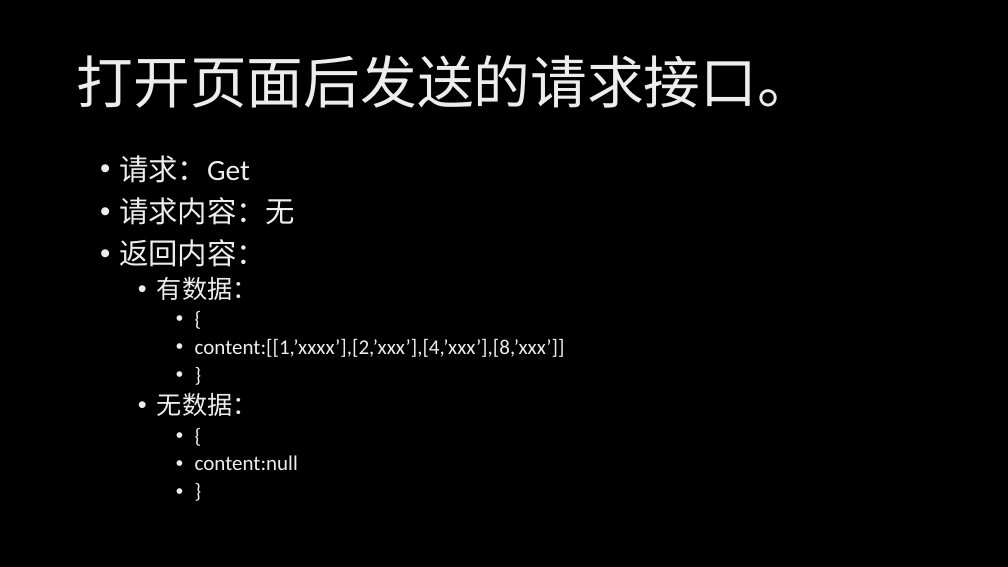
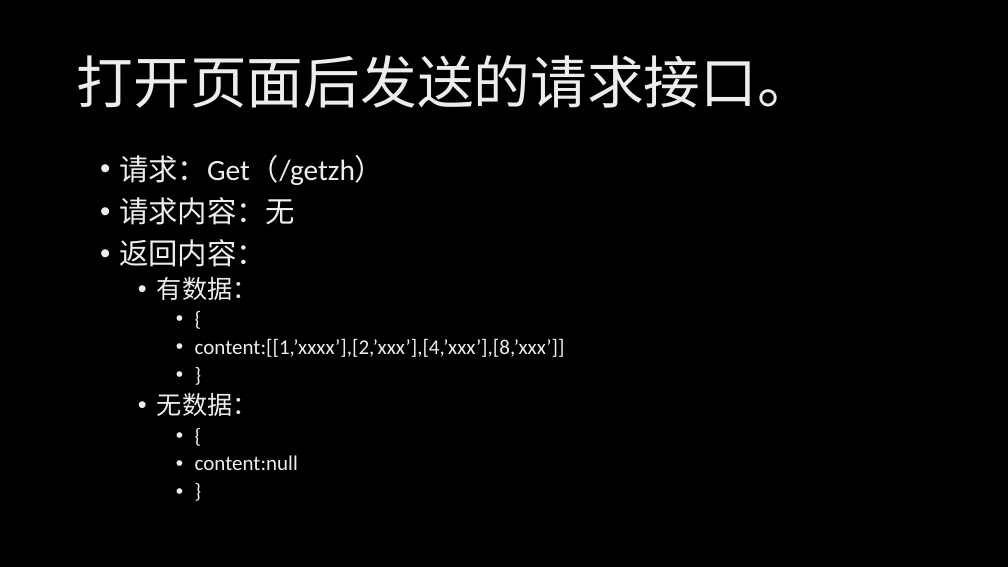
Before and after one commit to ChanSeaThink/trans, a slide deck: slide 1 of 接口.pptx. Drawn at 1008x567 pixels with LibreOffice and Linux fonts; fonts in the diff are those of the drawing; background and template pictures are left out. Boxes give left, top, right and bottom in pixels: in the first picture for what was removed or moved away, otherwise in the second. Text is boxed around its words. In the diff, an @@ line names an element or a change of style, - is before the commit and + after.

Commit message:
修改接口
补充接口链接

```diff
--- a/接口.pptx
+++ b/接口.pptx
@@ text at (119, 155, 384, 185): text changed @@
-• 请求：Get
+• 请求：Get（/getzh）
```
Also in this commit, not shown: 1 other slide changed.
